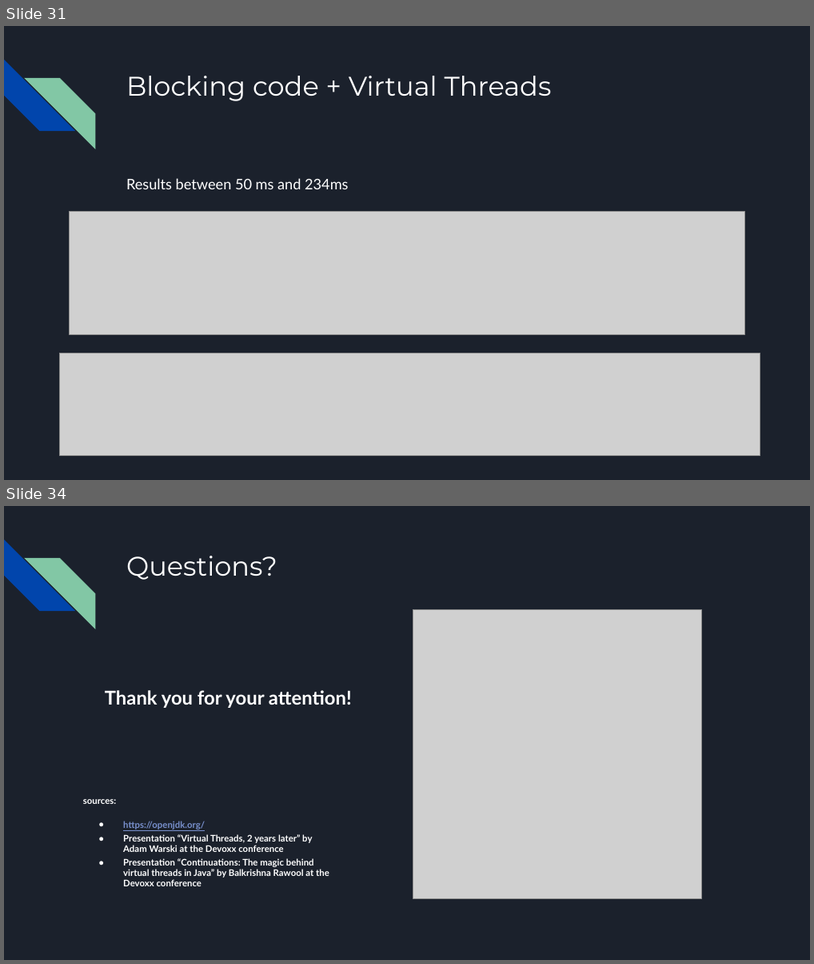
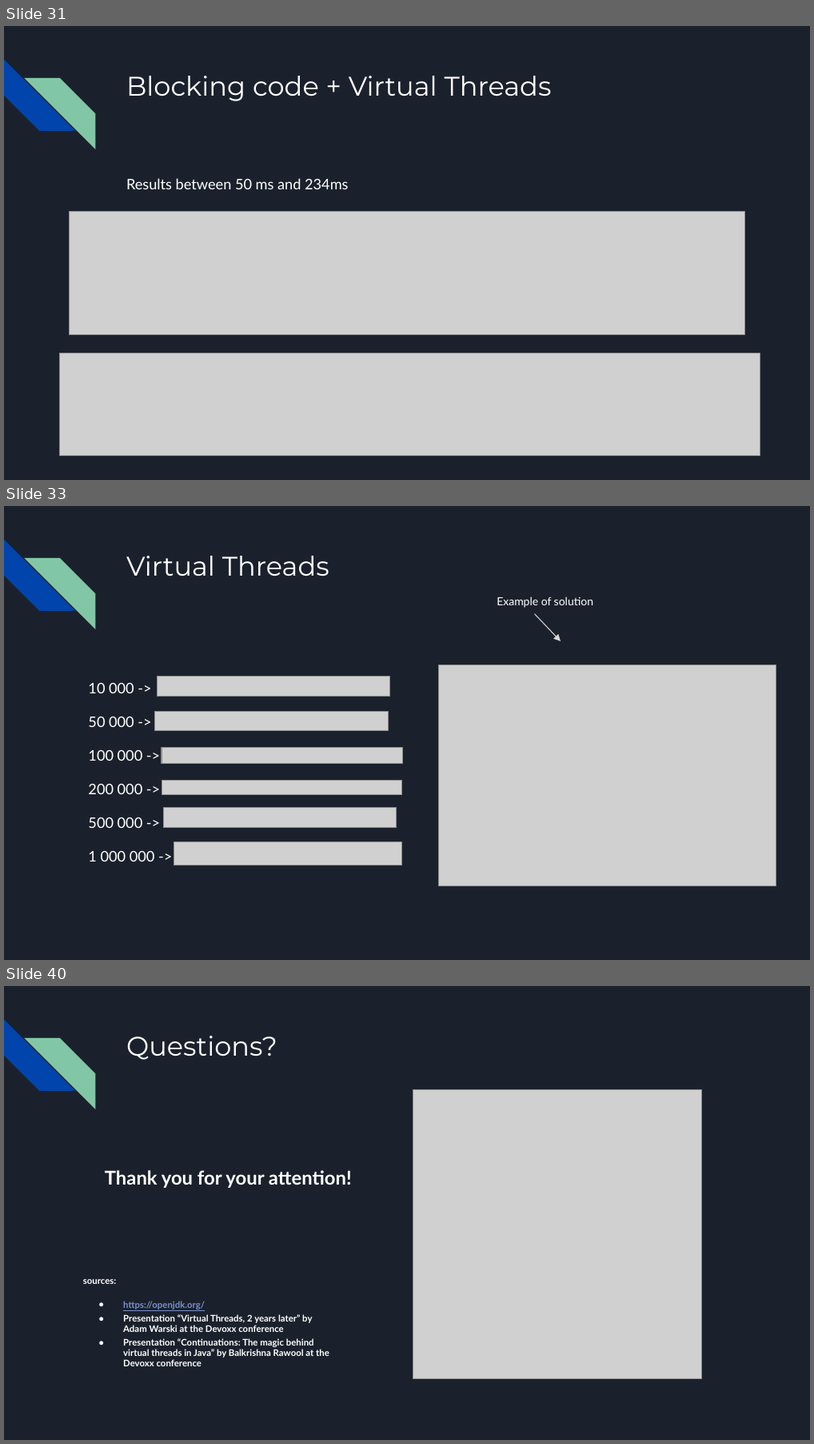
Before and after one commit to xkondix/loom-JAVA-SPRING, a slide deck: assets/Project Loom.pptx. Shown one above the other, each under a label of ours: slides 31 and 34 before the commit, slides 31, 33 and 40 after it; the slides between them are not shown. The pictures are 814x964 and 814x1444 pixels, drawn with LibreOffice and Linux fonts; fonts in the diff are those of the drawing; grey boxes stand for pictures. Boxes give left, top, right and bottom in pixels: in the first picture for what was removed or moved away, otherwise in the second. Text is boxed around its words. In the diff, an @@ line names an element or a change of style, - is before the commit and + after.

```diff
--- a/assets/Project Loom.pptx
+++ b/assets/Project Loom.pptx
@@ slide 33 added at [4, 506, 810, 960], background #1B212C; not listed: 2 template elements that a slide beside it also shows @@
@@ title added at [126, 556, 330, 576], 24 pt, text #FFFFFF @@
+Virtual Threads
@@ text added at [497, 596, 594, 608], 10 pt, text #FFFFFF @@
+Example of solution
@@ arrow added from (534, 614) to (562, 641), #D9D9D9 0.75 pt @@
@@ picture added at [438, 665, 777, 886] @@
@@ text added at [88, 683, 155, 861], 13 pt, text #FFFFFF @@
+10 000 ->
+50 000 ->
+100 000 ->
+200 000 ->
+500 000 ->
+1 000 000 ->
@@ picture added at [158, 676, 391, 696] @@
@@ picture added at [154, 711, 389, 730] @@
@@ picture added at [162, 747, 402, 764] @@
@@ picture added at [162, 780, 402, 795] @@
@@ picture added at [164, 808, 397, 828] @@
@@ picture added at [174, 842, 402, 866] @@
@@ what was slide 34 is now slide 40 @@
```
Also in this commit, not shown: 6 slides changed, 5 other slides added, 6 other files.
